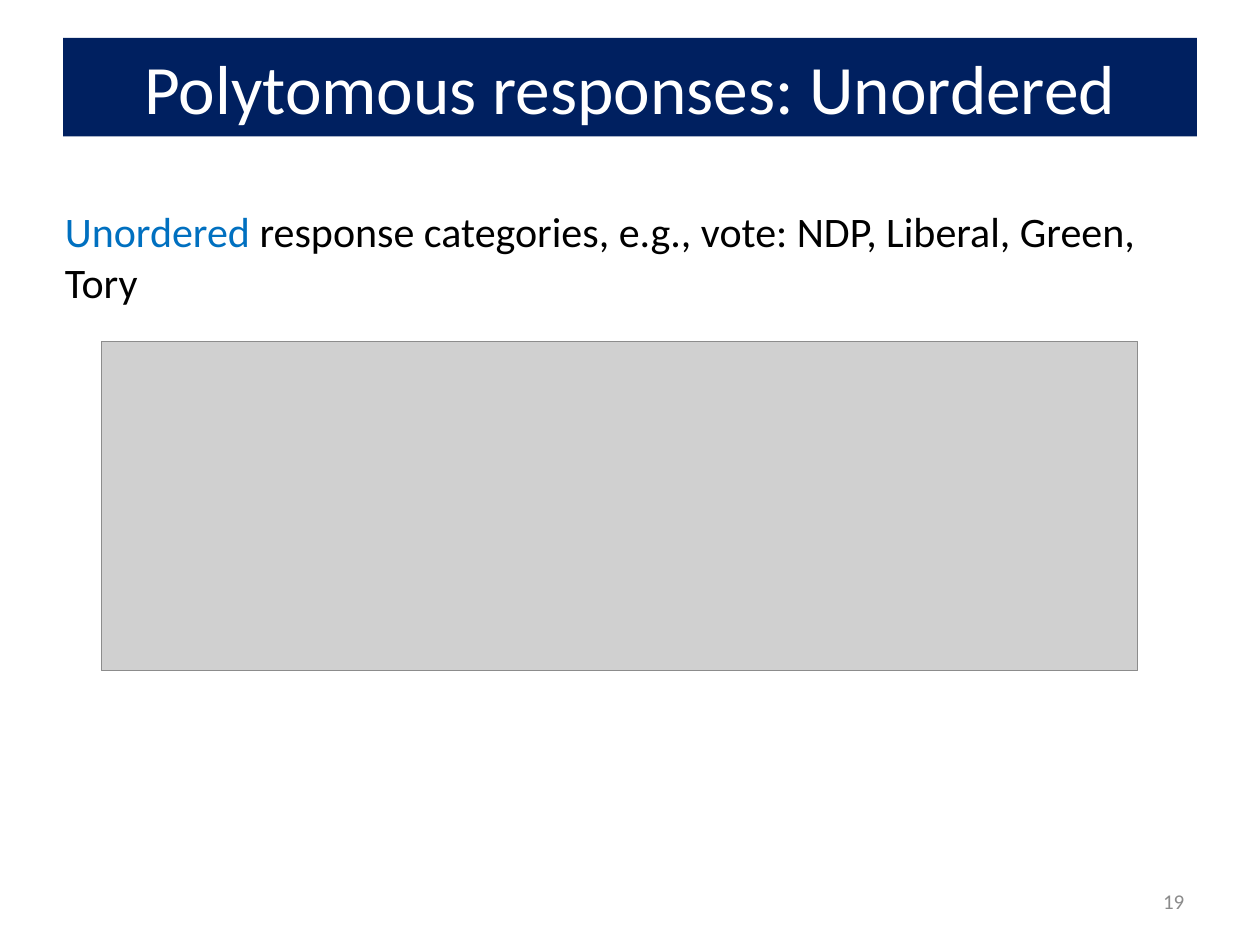
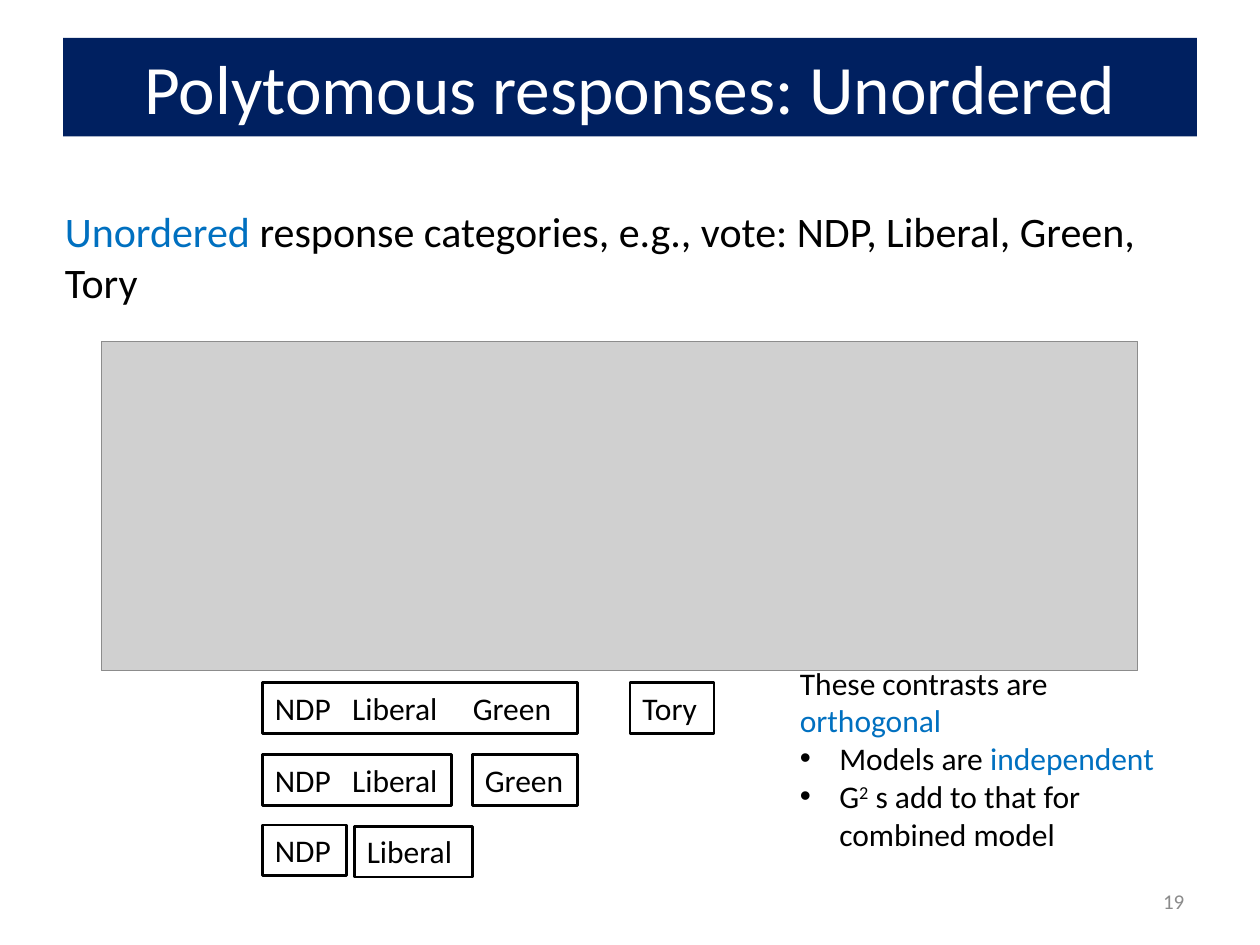
Before and after one commit to friendly/psy6136, a slide deck: slide 19 of lectures/07-logistic2.pptx. Drawn at 1260x945 pixels with LibreOffice and Linux fonts; fonts in the diff are those of the drawing; grey boxes stand for pictures. Boxes give left, top, right and bottom in pixels: in the first picture for what was removed or moved away, otherwise in the second. Text is boxed around its words. In the diff, an @@ line names an element or a change of style, - is before the commit and + after.

```diff
--- a/lectures/07-logistic2.pptx
+++ b/lectures/07-logistic2.pptx
@@ text added at [800,668,1154,847], 18 pt, text #000000 @@
+These contrasts are orthogonal
+• Models are independent
+• G2 s add to that for combined model
@@ group added at [262,683,714,877]: 6 rectangles @@
+NDP Liberal Green
+Tory
+NDP Liberal
+Green
+NDP
+Liberal
```
Also in this commit, not shown: 23 other slides changed, 1 slide added, 1 slide removed, 7 other files.
